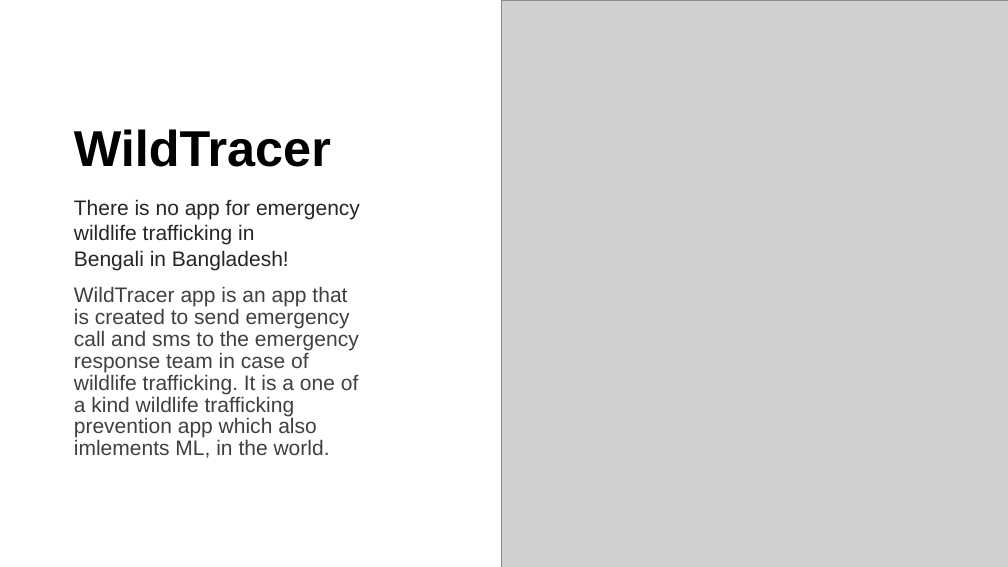
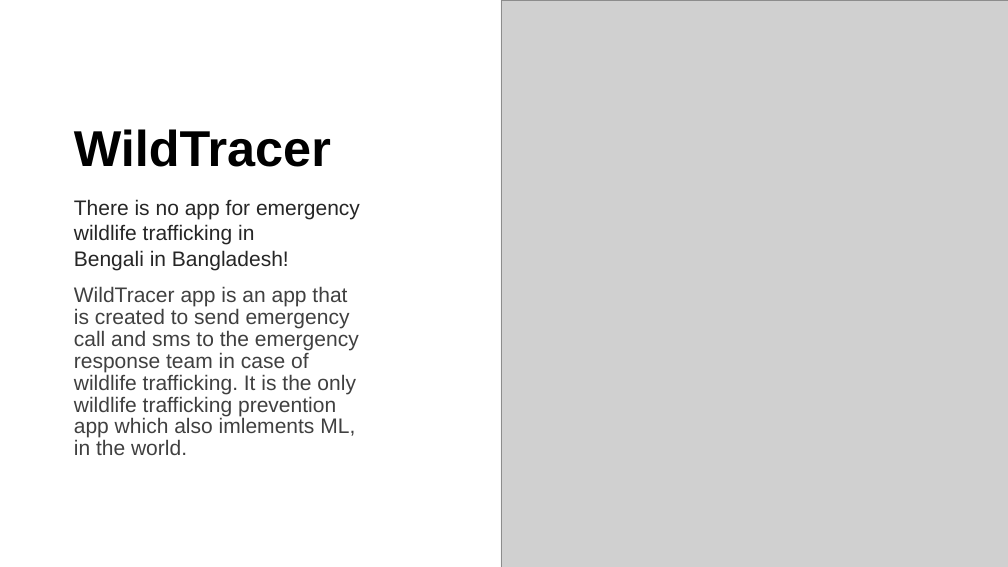
Before and after one commit to Marufa2018/WildTracer, a slide deck: slide 2 of Wildtracer-app-presentation.pptx. Drawn at 1008x567 pixels with LibreOffice and Linux fonts; fonts in the diff are those of the drawing; grey boxes stand for pictures. Boxes give left, top, right and bottom in pixels: in the first picture for what was removed or moved away, otherwise in the second. Text is boxed around its words. In the diff, an @@ line names an element or a change of style, - is before the commit and + after.

```diff
--- a/Wildtracer-app-presentation.pptx
+++ b/Wildtracer-app-presentation.pptx
@@ text at bbox=[74, 286, 359, 455]: text changed @@
-WildTracer app is an app that is created to send emergency call and sms to the emergency response team in case of wildlife trafficking. It is a one of a kind wildlife trafficking prevention app which also imlements ML, in the world.
+WildTracer app is an app that is created to send emergency call and sms to the emergency response team in case of wildlife trafficking. It is the only wildlife trafficking prevention app which also imlements ML, in the world.
```
Also in this commit, not shown: 2 other slides changed.
